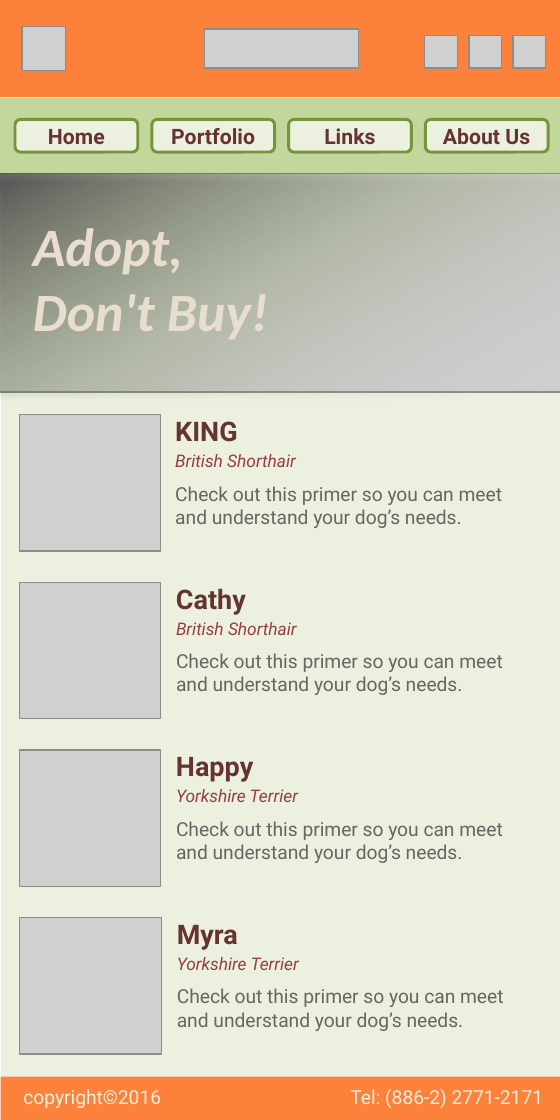
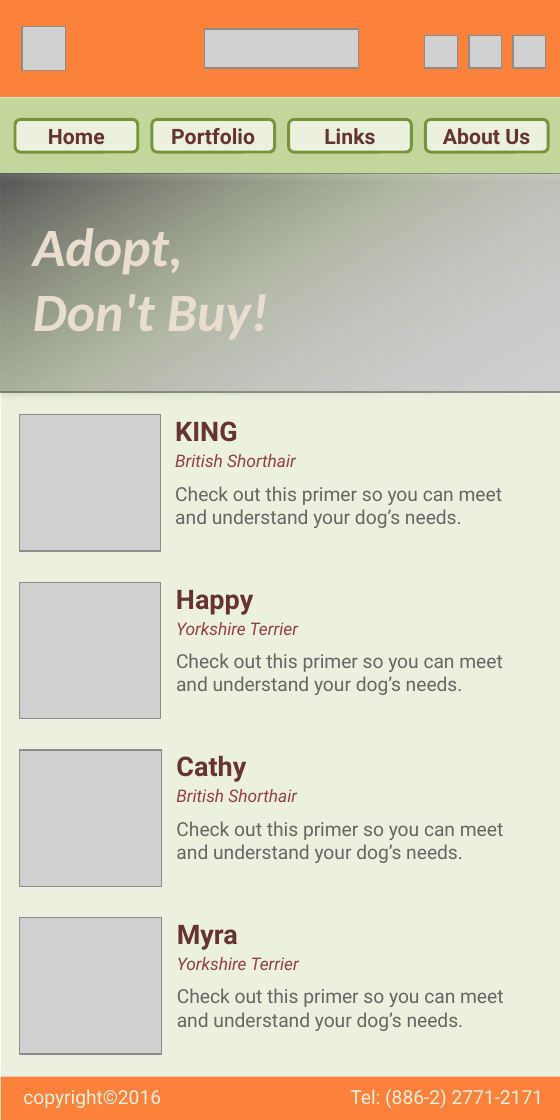
Before and after one commit to FuYJ/F2E-HW_wk12, a slide deck: slide 1 of M_RWD_Design_傅意茹.pptx. Drawn at 560x1120 pixels with LibreOffice and Linux fonts; fonts in the diff are those of the drawing; grey boxes stand for pictures. Boxes give left, top, right and bottom in pixels: in the first picture for what was removed or moved away, otherwise in the second. Text is boxed around its words. In the diff, an @@ line names an element or a change of style, - is before the commit and + after.

```diff
--- a/M_RWD_Design_傅意茹.pptx
+++ b/M_RWD_Design_傅意茹.pptx
@@ text "Happy": place and size @@
-text "Happy" at [176,757,253,782]
+text "Happy" at [176,590,253,615]
@@ text "Yorkshire Terrier": place and size @@
-text "Yorkshire Terrier" at [176,789,298,802]
+text "Yorkshire Terrier" at [176,622,298,635]
@@ text "Cathy": place and size @@
-text "Cathy" at [176,588,246,615]
+text "Cathy" at [176,755,246,782]
@@ text "British Shorthair": place and size @@
-text "British Shorthair" at [176,622,297,635]
+text "British Shorthair" at [176,789,297,802]
```
Also in this commit, not shown: 11 other files.
